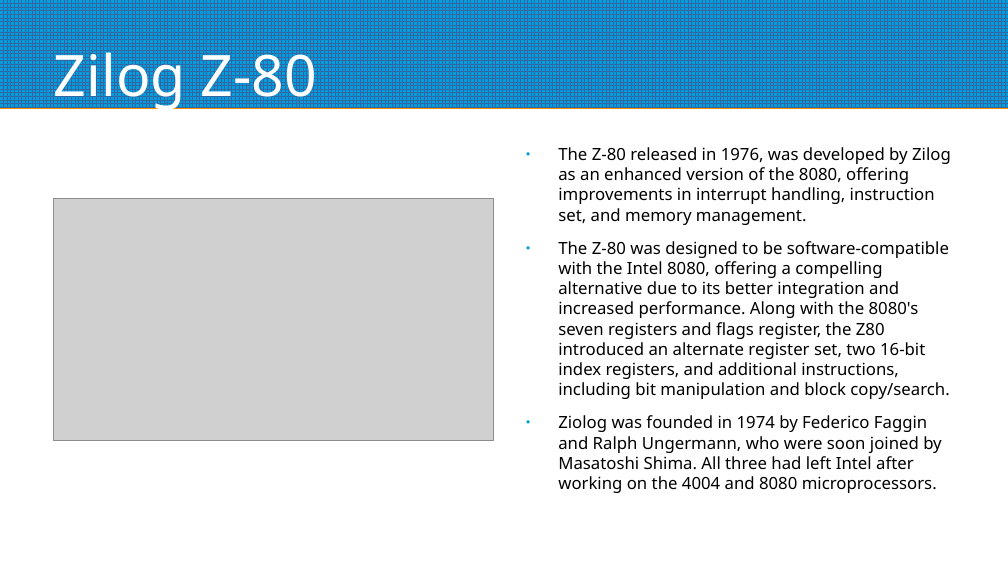
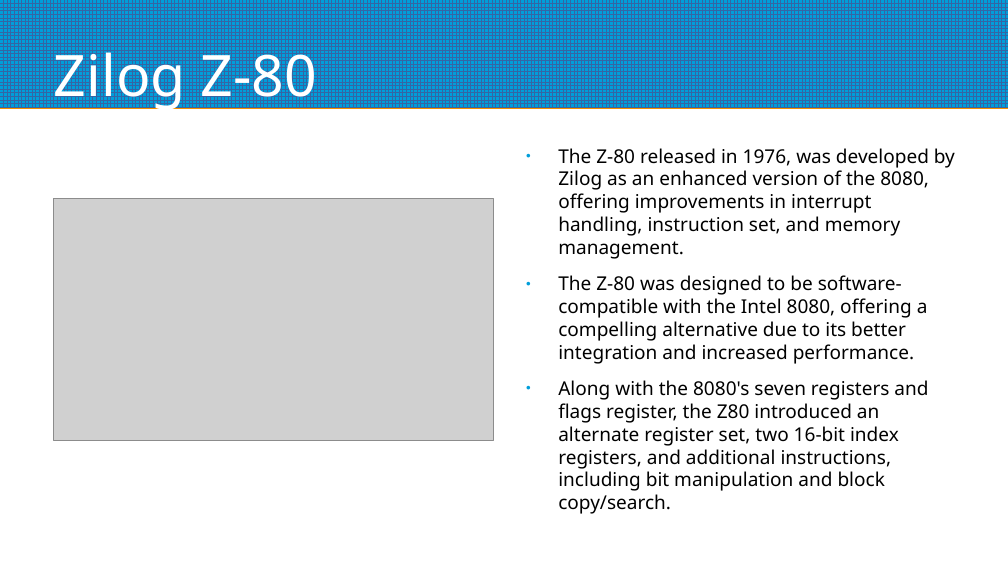
Before and after one commit to mggates39/Programming-With-CPM, a slide deck: slide 9 of CPM_Programming_Slides.odp. Drawn at 1008x567 pixels with LibreOffice and Linux fonts; fonts in the diff are those of the drawing; grey boxes stand for pictures. Boxes give left, top, right and bottom in pixels: in the first picture for what was removed or moved away, otherwise in the second. Text is boxed around its words. In the diff, an @@ line names an element or a change of style, - is before the commit and + after.

```diff
--- a/CPM_Programming_Slides.odp
+++ b/CPM_Programming_Slides.odp
@@ text at [558,148,955,259]: size 13.2 to 15 pt in "The Z-80 released in 1976, was developed ..." @@
@@ text at [558,275,928,514]: text changed; size 13.2 to 15 pt @@
-● The Z-80 was designed to be software-compatible with the Intel 8080, offering a compelling alternative due to its better integration and increased performance. Along with the 8080's seven registers and flags register, the Z80 introduced an alternate register set, two 16-bit index registers, and additional instructions, including bit manipulation and block copy/search.
-● Ziolog was founded in 1974 by Federico Faggin and Ralph Ungermann, who were soon joined by Masatoshi Shima. All three had left Intel after working on the 4004 and 8080 microprocessors.
+● The Z-80 was designed to be software-compatible with the Intel 8080, offering a compelling alternative due to its better integration and increased performance.
+● Along with the 8080's seven registers and flags register, the Z80 introduced an alternate register set, two 16-bit index registers, and additional instructions, including bit manipulation and block copy/search.
```
Also in this commit, not shown: 11 other slides changed, 7 slides added, 2 other files.
